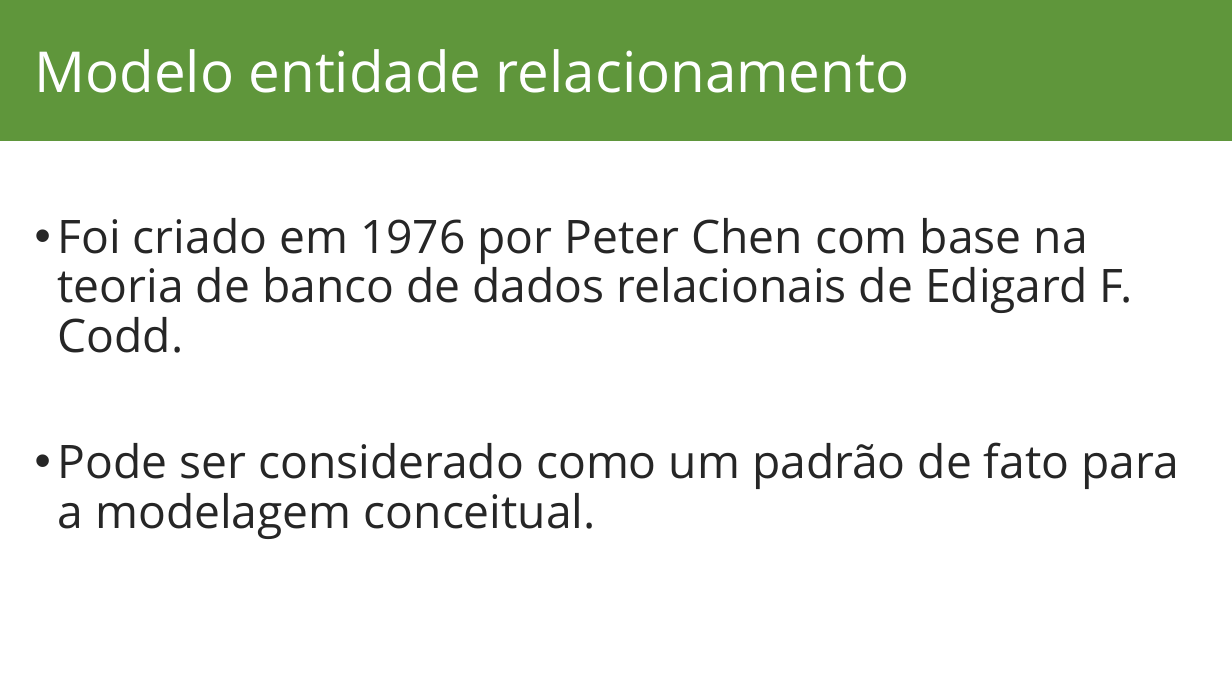
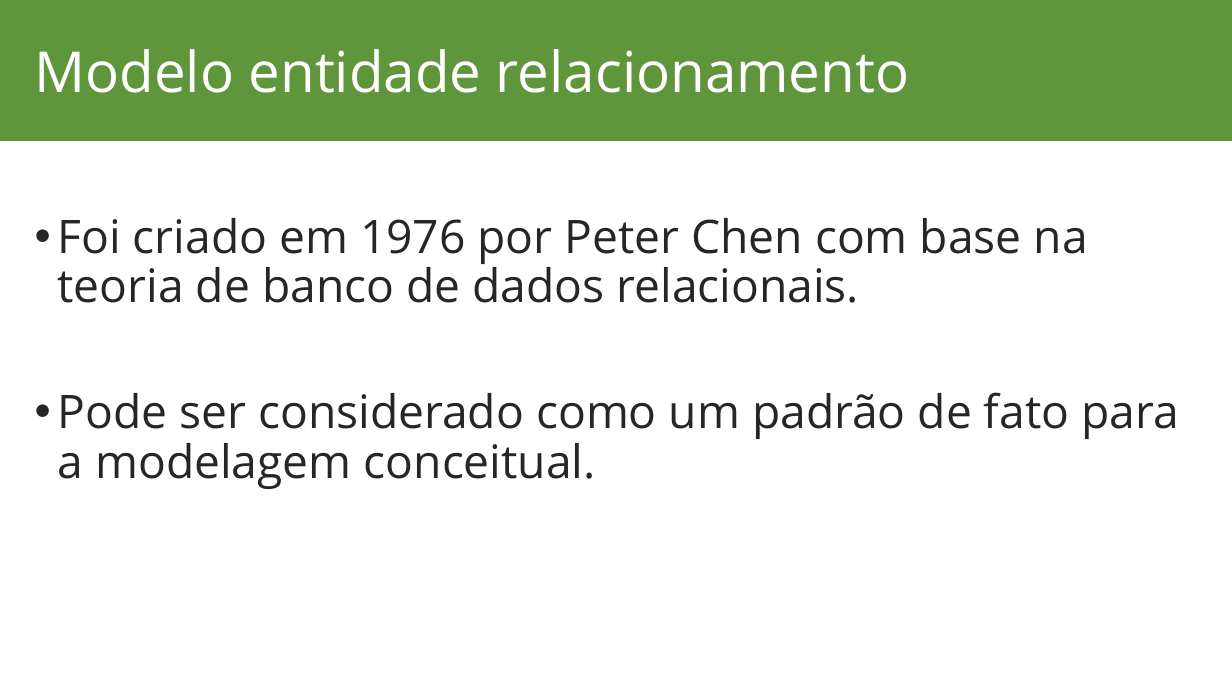
Before and after one commit to lucassoaresaraujo/aulas, a slide deck: slide 12 of Banco de Dados/Banco de Dados.pptx. Drawn at 1232x693 pixels with LibreOffice and Linux fonts; fonts in the diff are those of the drawing; background and template pictures are left out. Boxes give left, top, right and bottom in pixels: in the first picture for what was removed or moved away, otherwise in the second. Text is boxed around its words. In the diff, an @@ line names an element or a change of style, - is before the commit and + after.

```diff
--- a/Banco de Dados/Banco de Dados.pptx
+++ b/Banco de Dados/Banco de Dados.pptx
@@ text at (58,218,1088,303): text changed @@
-• Foi criado em 1976 por Peter Chen com base na teoria de banco de dados relacionais de Edigard F. Codd.
+• Foi criado em 1976 por Peter Chen com base na teoria de banco de dados relacionais.
```
Also in this commit, not shown: 5 other slides changed, 3 slides added, 1 slide removed, 1 other file.
